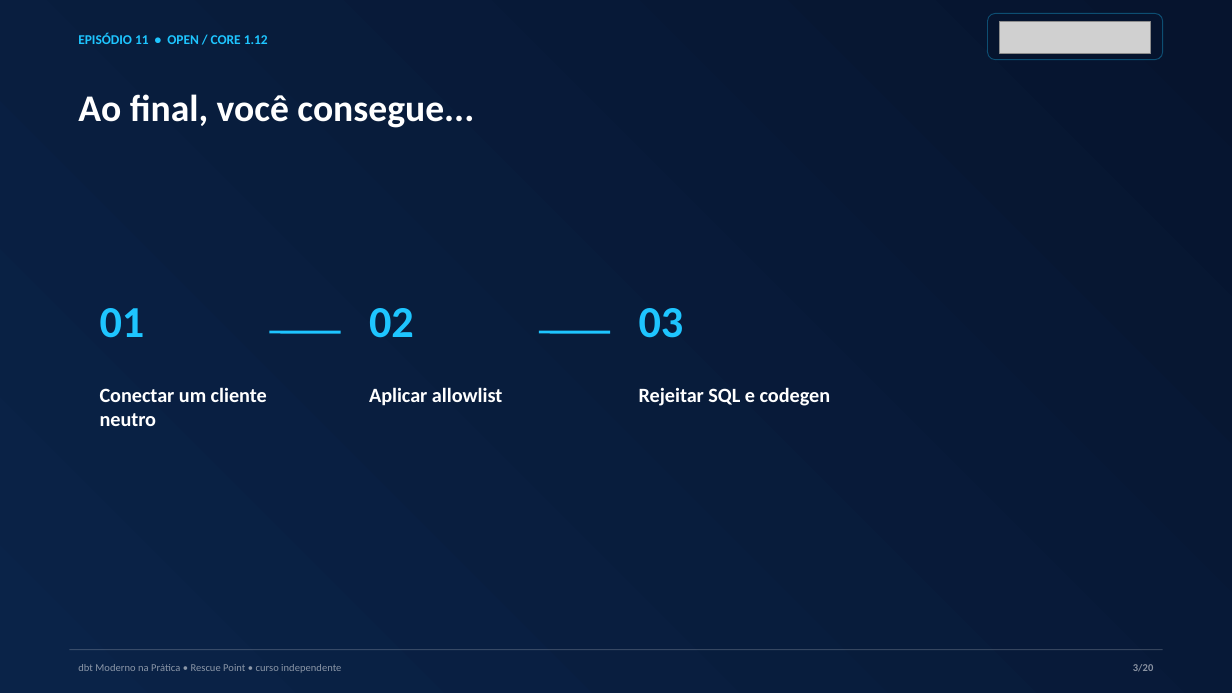
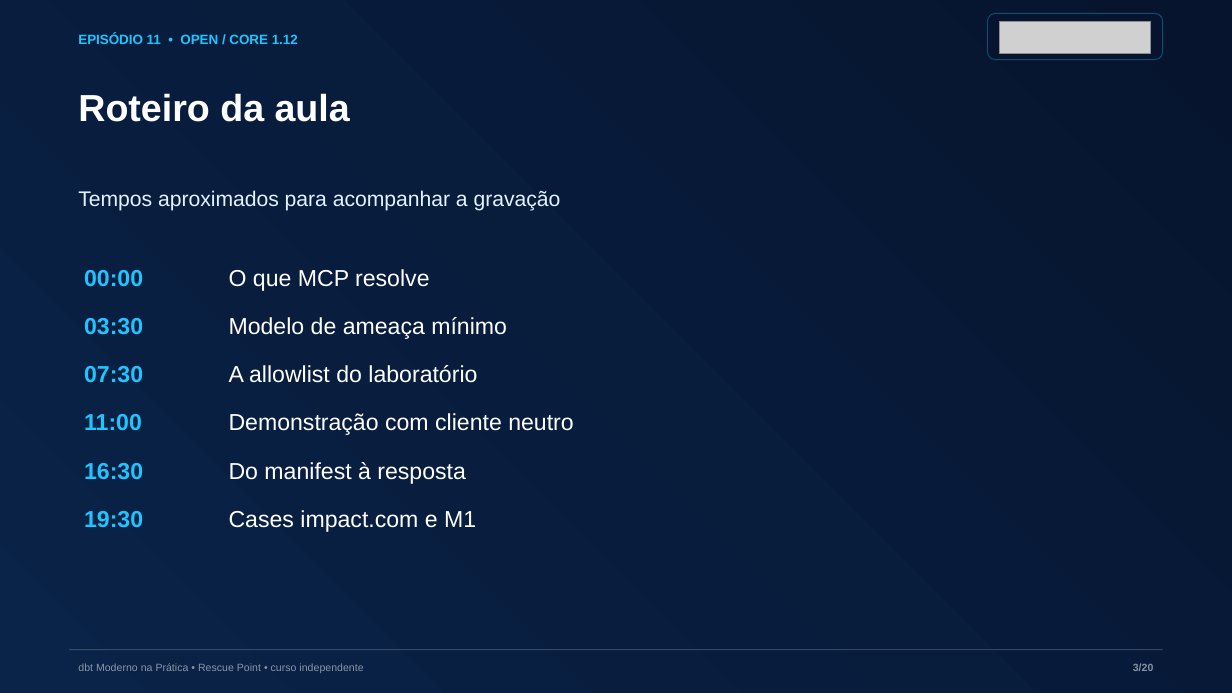
Before and after one commit to AnselmoBorges/dbt-moderno-na-pratica, a slide deck: slide 3 of assets/decks/episodio-11-dbt-mcp.pptx. Drawn at 1232x693 pixels with LibreOffice and Linux fonts; fonts in the diff are those of the drawing; grey boxes stand for pictures. Boxes give left, top, right and bottom in pixels: in the first picture for what was removed or moved away, otherwise in the second. Text is boxed around its words. In the diff, an @@ line names an element or a change of style, - is before the commit and + after.

Commit message:
Mostra roteiros e comandos copiáveis nas 13 aulas open (#2)
* docs: adiciona capturas reais dos checkpoints no Codespaces

* docs: inclui roteiros, comandos copiáveis e evidências das aulas

---------

```diff
--- a/assets/decks/episodio-11-dbt-mcp.pptx
+++ b/assets/decks/episodio-11-dbt-mcp.pptx
@@ text at (x1=78, y1=93, x2=350, y2=122): text changed; font Calibri to Arial @@
-Ao final, você consegue...
+Roteiro da aula
@@ text added at (x1=78, y1=190, x2=561, y2=211), 16.5 pt, text #E2F2FF @@
+Tempos aproximados para acompanhar a gravação
@@ text added at (x1=229, y1=269, x2=429, y2=291), 18 pt, text #FFFFFF @@
+O que MCP resolve
@@ text added at (x1=84, y1=270, x2=143, y2=286), 18 pt, text #1EC5FF, bold @@
+00:00
@@ text at (x1=84, y1=318, x2=143, y2=335): text changed; size 34.5 to 18 pt; font Calibri to Arial @@
-03
+03:30
@@ text removed at (x1=100, y1=308, x2=145, y2=338) @@
-01
@@ text added at (x1=229, y1=317, x2=507, y2=339), 18 pt, text #FFFFFF @@
+Modelo de ameaça mínimo
@@ text removed at (x1=369, y1=308, x2=414, y2=338) @@
-02
@@ line removed from (270, 332) to (341, 332) @@
@@ line removed from (539, 332) to (610, 332) @@
@@ text added at (x1=84, y1=366, x2=143, y2=383), 18 pt, text #1EC5FF, bold @@
+07:30
@@ text removed at (x1=100, y1=387, x2=267, y2=426) @@
-Conectar um cliente neutro
@@ text added at (x1=229, y1=365, x2=477, y2=383), 18 pt, text #FFFFFF @@
+A allowlist do laboratório
@@ text removed at (x1=369, y1=387, x2=502, y2=406) @@
-Aplicar allowlist
@@ text removed at (x1=639, y1=387, x2=831, y2=406) @@
-Rejeitar SQL e codegen
@@ text added at (x1=84, y1=414, x2=142, y2=430), 18 pt, text #1EC5FF, bold @@
+11:00
@@ text added at (x1=229, y1=413, x2=573, y2=435), 18 pt, text #FFFFFF @@
+Demonstração com cliente neutro
@@ text added at (x1=84, y1=463, x2=143, y2=480), 18 pt, text #1EC5FF, bold @@
+16:30
@@ text added at (x1=229, y1=462, x2=466, y2=484), 18 pt, text #FFFFFF @@
+Do manifest à resposta
@@ text added at (x1=84, y1=511, x2=143, y2=528), 18 pt, text #1EC5FF, bold @@
+19:30
@@ text added at (x1=229, y1=510, x2=476, y2=532), 18 pt, text #FFFFFF @@
+Cases impact.com e M1
@@ font Calibri to Arial in 3 elements at (x1=78, y1=34, x2=298, y2=44), (x1=78, y1=663, x2=363, y2=673), (x1=1133, y1=663, x2=1154, y2=671) @@
```
Also in this commit, not shown: 19 other slides changed, 42 other files.
